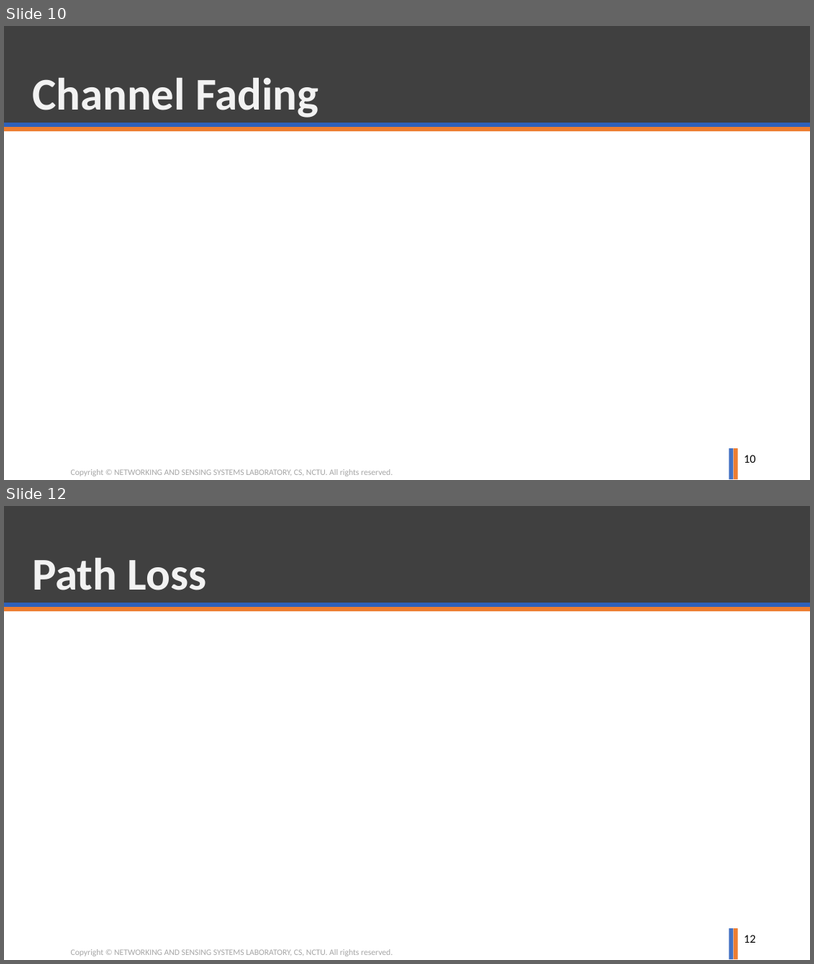
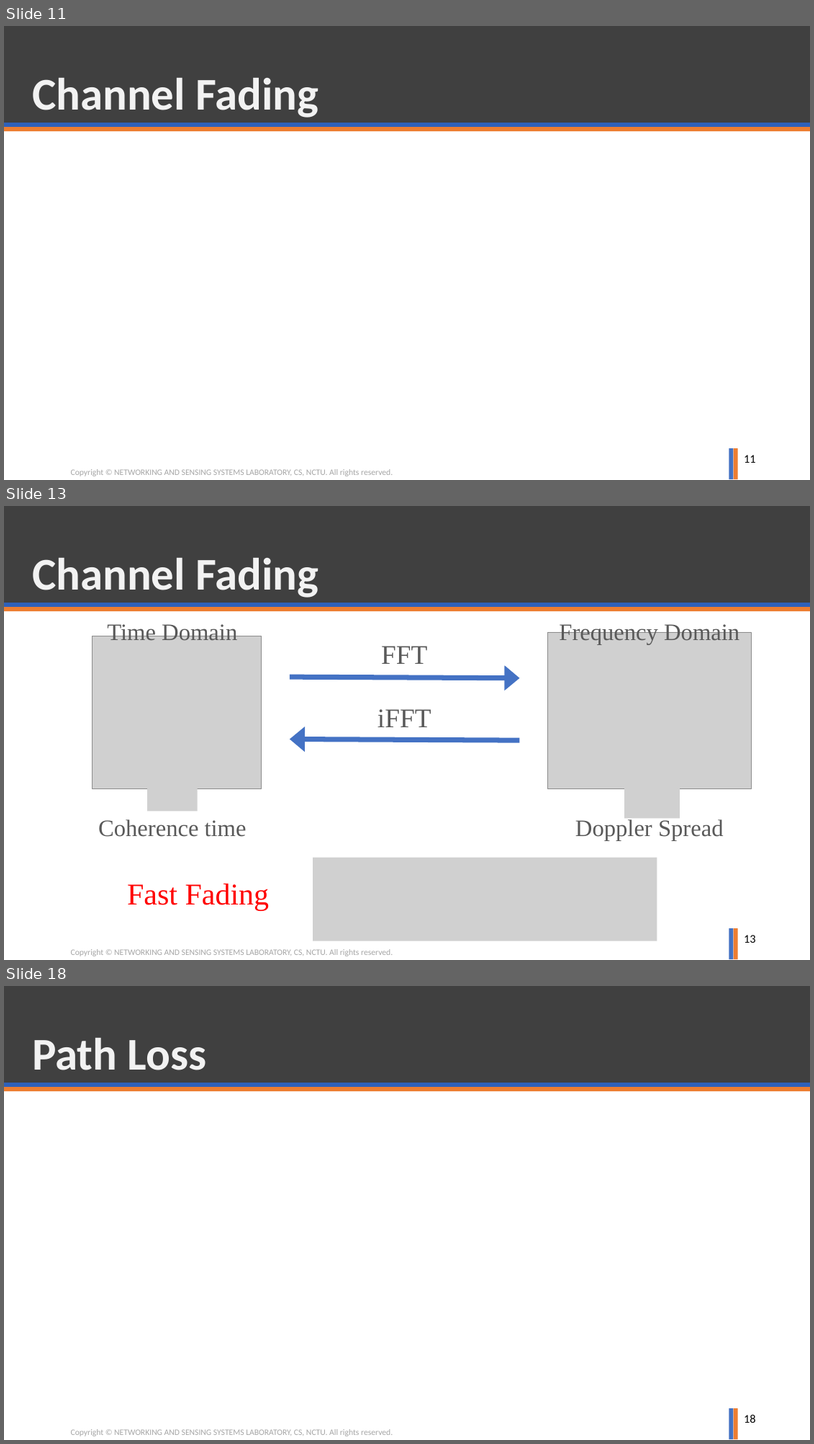
Before and after one commit to ghostkingwilly/Signal_Training_Freshman, a slide deck: Freshman_Training.pptx. Shown one above the other, each under a label of ours: slides 10 and 12 before the commit, slides 11, 13 and 18 after it; the slides between them are not shown. The pictures are 814x964 and 814x1444 pixels, drawn with LibreOffice and Linux fonts; fonts in the diff are those of the drawing; grey boxes stand for pictures; background and template pictures are left out. Boxes give left, top, right and bottom in pixels: in the first picture for what was removed or moved away, otherwise in the second. Text is boxed around its words. In the diff, an @@ line names an element or a change of style, - is before the commit and + after.

Commit message:
Channel fading

```diff
--- a/Freshman_Training.pptx
+++ b/Freshman_Training.pptx
@@ slide 13 added at bbox=[4, 506, 810, 960], background #FFFFFF; not listed: 6 template elements that a slide beside it also shows @@
@@ title added at bbox=[32, 558, 319, 597], 54 pt, text #F2F2F2, bold @@
+Channel Fading
@@ text added at bbox=[107, 621, 237, 640], 28 pt, text #595959 @@
+Time Domain
@@ picture added at bbox=[548, 632, 751, 788] @@
@@ text added at bbox=[559, 621, 740, 644], 28 pt, text #595959 @@
+Frequency Domain
@@ picture added at bbox=[93, 636, 261, 788] @@
@@ text added at bbox=[381, 646, 427, 664], 32 pt, text #595959 @@
+FFT
@@ arrow added from (290, 677) to (520, 678), #4472C4 6 pt @@
@@ text added at bbox=[378, 709, 432, 727], 32 pt, text #595959 @@
+iFFT
@@ arrow added from (520, 740) to (290, 739), #4472C4 6 pt @@
@@ picture added at bbox=[147, 764, 198, 811] @@
@@ picture added at bbox=[625, 771, 680, 818] @@
@@ text added at bbox=[98, 819, 247, 836], 28 pt, text #595959 @@
+Coherence time
@@ text added at bbox=[576, 819, 724, 841], 28 pt, text #595959 @@
+Doppler Spread
@@ picture added at bbox=[313, 857, 657, 941] @@
@@ text added at bbox=[127, 883, 270, 910], 36 pt, text #FF0000 @@
+Fast Fading
@@ page number added at bbox=[744, 934, 756, 942], 14 pt, text #000000 @@
+13
@@ what was slide 10 is now slide 11 @@
@@ page number at bbox=[744, 454, 756, 462]: text changed @@
-10
+11
@@ what was slide 12 is now slide 18 @@
@@ page number at bbox=[744, 1414, 756, 1422]: text changed @@
-12
+18
```
Also in this commit, not shown: 1 slide changed, 5 other slides added.
